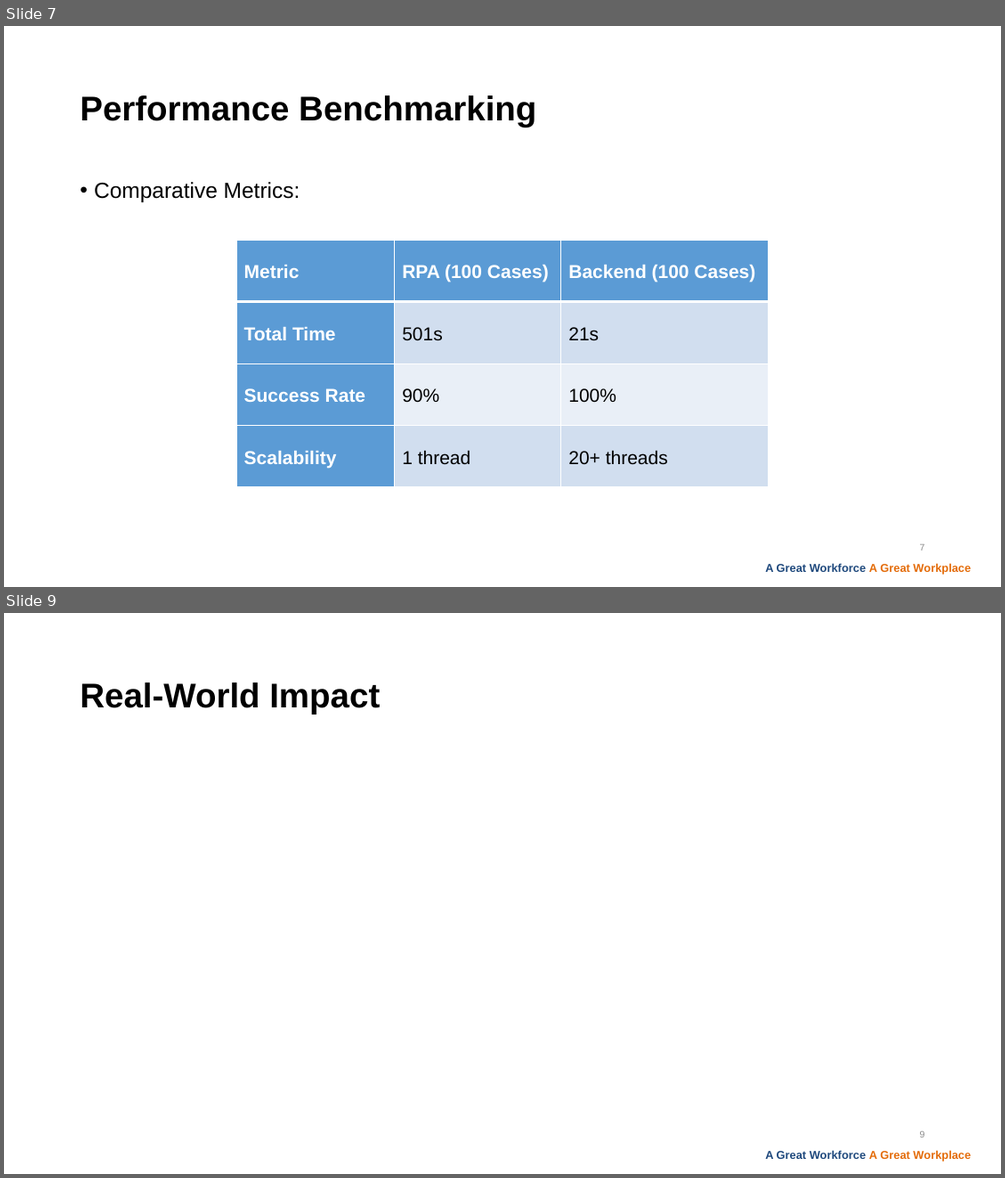
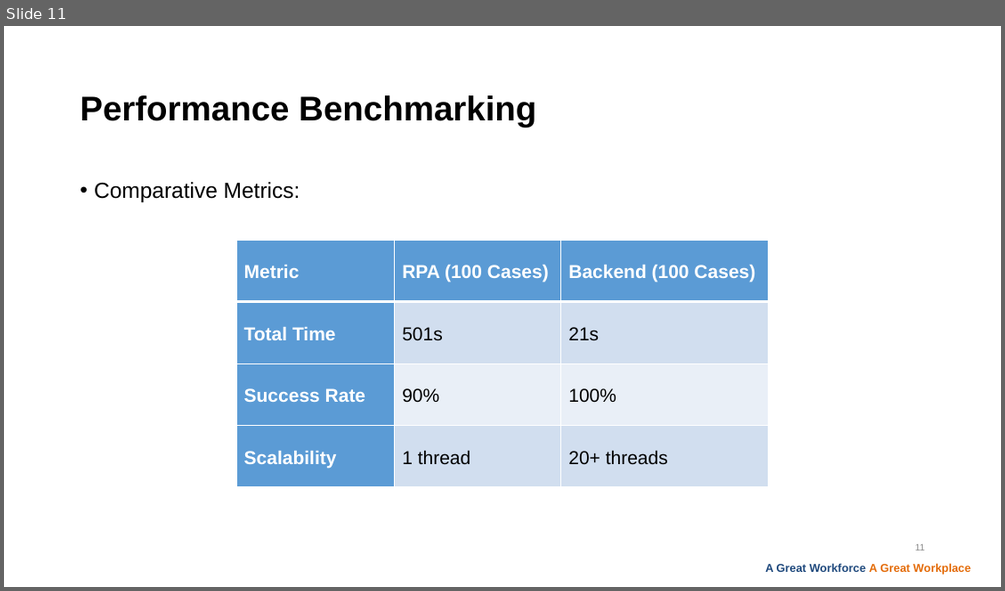
Before and after one commit to 1lhc/database, a slide deck: Presentation1.pptx. Shown one above the other, each under a label of ours: slides 7 and 9 before the commit, slide 11 after it; the slides between them are not shown. The pictures are 1005x1178 and 1005x591 pixels, drawn with LibreOffice and Linux fonts; fonts in the diff are those of the drawing; background and template pictures are left out. Boxes give left, top, right and bottom in pixels: in the first picture for what was removed or moved away, otherwise in the second. Text is boxed around its words. In the diff, an @@ line names an element or a change of style, - is before the commit and + after.

```diff
--- a/Presentation1.pptx
+++ b/Presentation1.pptx
@@ slide 9 removed at box(4, 613, 1001, 1174), background #FFFFFF; not listed: 1 template element that a slide beside it also shows @@
@@ title removed at box(80, 682, 380, 714) @@
-Real-World Impact
@@ page number removed at box(920, 1131, 925, 1137) @@
-9
@@ what was slide 7 is now slide 11 @@
@@ page number at box(915, 544, 925, 550): text changed @@
-7
+11
```
Also in this commit, not shown: 5 slides changed, 7 slides added, 7 other slides removed.
